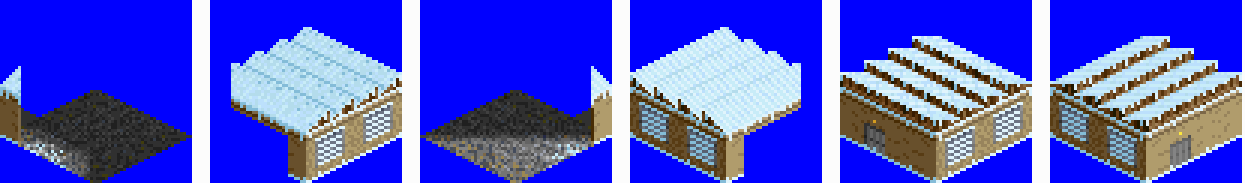
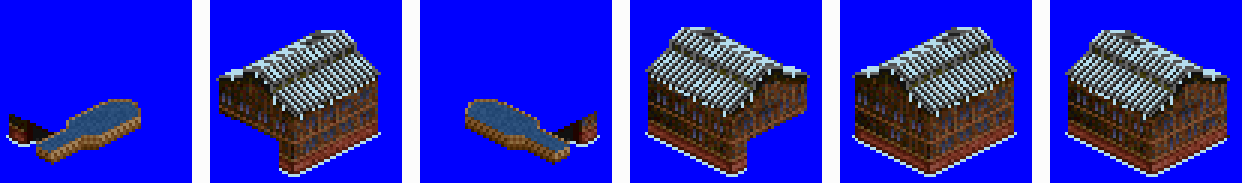
Comparing the layer stacks of the two 1245×183 images. Changes:
showed "AUGA_SNOW", painted on it over [6, 27, 1230, 177]
hid "GRAV_SNOW" over [0, 27, 1242, 183]
